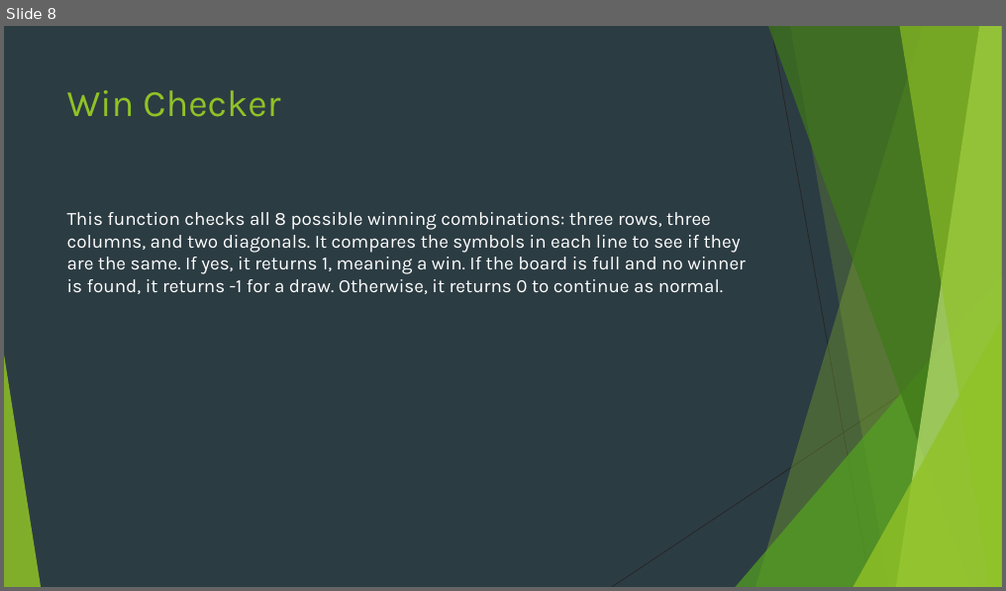
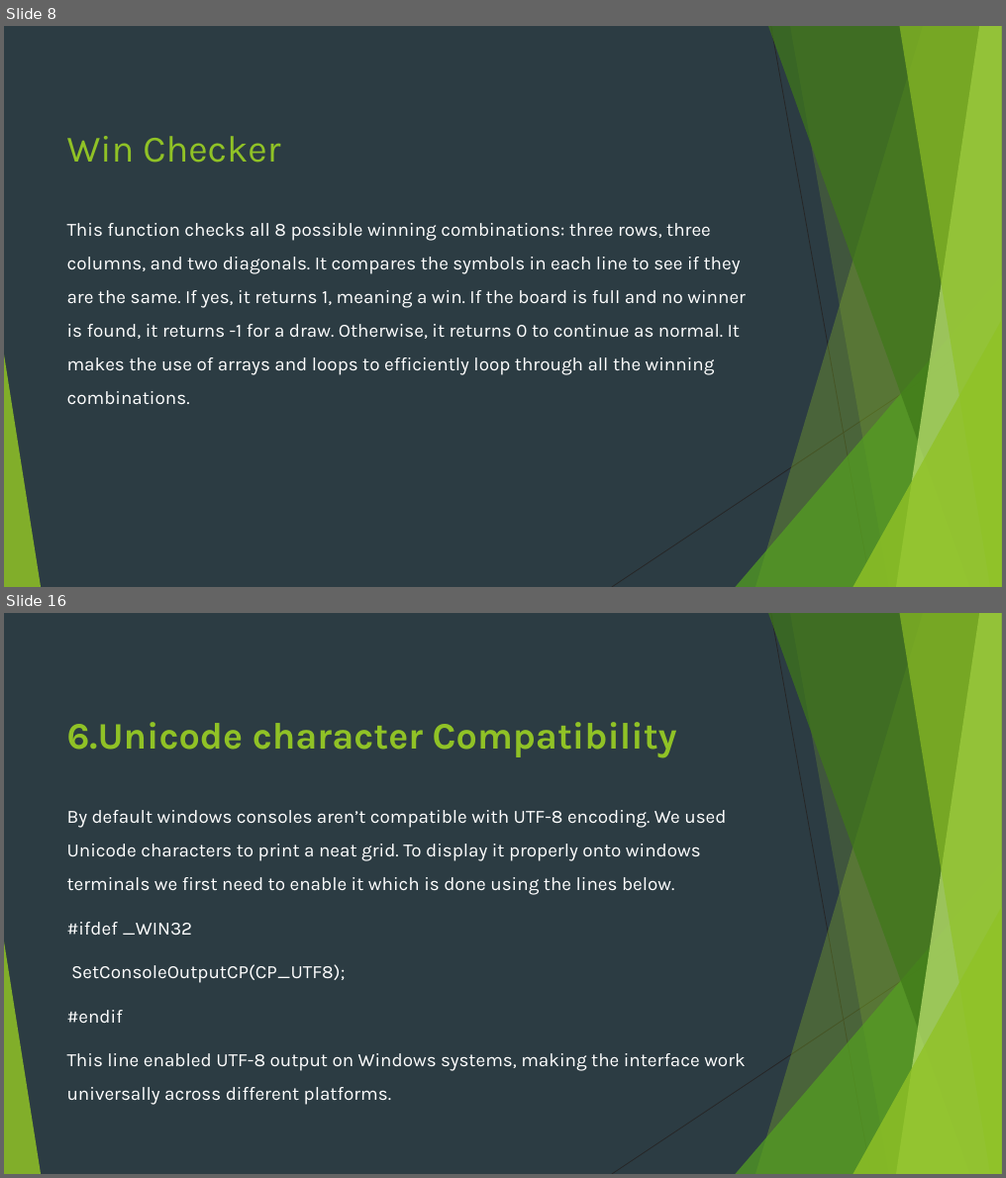
Before and after one commit to taha-ahmed-mallick/PF-fall25, a slide deck: CCP/presentation/presentation.pptx. Shown one above the other, each under a label of ours: slide 8 before the commit, slides 8 and 16 after it; the slides between them are not shown. The pictures are 1006x591 and 1006x1178 pixels, drawn with LibreOffice and Linux fonts; fonts in the diff are those of the drawing. Boxes give left, top, right and bottom in pixels: in the first picture for what was removed or moved away, otherwise in the second. Text is boxed around its words. In the diff, an @@ line names an element or a change of style, - is before the commit and + after.

```diff
--- a/CCP/presentation/presentation.pptx
+++ b/CCP/presentation/presentation.pptx
@@ slide 16 added at [4, 613, 1002, 1174], background #2C3C43; not listed: 10 template elements that a slide beside it also shows @@
@@ title added at [67, 722, 677, 758], 36 pt, text #90C226, bold @@
+6.Unicode character Compatibility
@@ text added at [67, 810, 745, 1105], 18 pt, text #FFFFFF @@
+By default windows consoles aren’t compatible with UTF-8 encoding. We used Unicode characters to print a neat grid. To display it properly onto windows terminals we first need to enable it which is done using the lines below.
+#ifdef _WIN32
+SetConsoleOutputCP(CP_UTF8);
+#endif
+This line enabled UTF-8 output on Windows systems, making the interface work universally across different platforms.
@@ slide 8 changed as well @@
@@ title "Win Checker": place and size @@
-title "Win Checker" at [67, 90, 280, 117]
+title "Win Checker" at [67, 136, 280, 163]
@@ text at [67, 223, 746, 405]: text changed @@
-This function checks all 8 possible winning combinations: three rows, three columns, and two diagonals. It compares the symbols in each line to see if they are the same. If yes, it returns 1, meaning a win. If the board is full and no winner is found, it returns -1 for a draw. Otherwise, it returns 0 to continue as normal.
+This function checks all 8 possible winning combinations: three rows, three columns, and two diagonals. It compares the symbols in each line to see if they are the same. If yes, it returns 1, meaning a win. If the board is full and no winner is found, it returns -1 for a draw. Otherwise, it returns 0 to continue as normal. It makes the use of arrays and loops to efficiently loop through all the winning combinations.
```
Also in this commit, not shown: 7 other slides changed, 8 other slides added, 2 other files.
